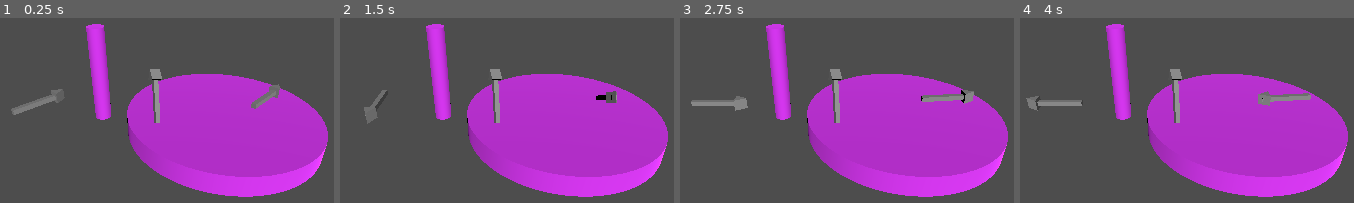
Above: before the commit, frames 1-4 (left to right).
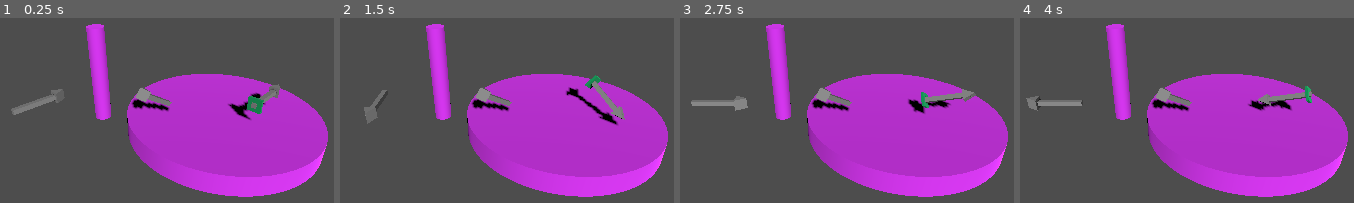
Above: after the commit, the same moments.

Repository: LettucePie/druid
Game: Godot game, scene res://testing/testvecs.tscn
Same seed, same stepped clock (60 frames per second), same inputs: the game is played once before the commit and once after it. This scene is started directly instead of the project's main scene.
Inputs:
- Up to frame 1 (0.25 s): no input
- Up to frame 2 (1.5 s): tap Enter at 0.5 s; hold Right (ui_right) 0.53-1.28 s; tap Space at 1.25 s; hold Down (ui_down) from 1.28 s (still down)
- Up to frame 3 (2.75 s): tap Enter at 2 s; release Down (ui_down) at 2.03 s; hold Right (ui_right) from 2.03 s (still down)
- Up to frame 4 (4 s): tap Space at 2.75 s; release Right (ui_right) at 2.78 s; hold Up (ui_up) 2.78-3.53 s; tap Enter at 3.5 s; hold Left (ui_left) from 3.53 s (still down)

The runs differ from the first frame. In frame 1, 2.0% of the frame differs, in the area x 15-83%, y 27-57%; in frame 2, 2.7%, in the area x 39-86%, y 27-58%; in frame 3, 2.2%; in frame 4, 2.1%.

Commit message:
testing futher on input vecs

Diff:
--- a/testing/testvecs.gd
+++ b/testing/testvecs.gd
@@ -28,7 +28,7 @@
 #	$Normal.rotation = normal
 #	normal = n_tran.basis * normal
 #	normal = $Normal.transform.basis.get_rotation_quaternion().get_axis()
-	normal = $Normal.transform.basis * Vector3.UP
+	normal = ($Normal.transform.basis * Vector3.UP).normalized()
 	print(normal)
 
 	var input_dir = Input.get_vector("ui_left", "ui_right", "ui_up", "ui_down")
@@ -41,4 +41,4 @@
 #	var result_dir = input_3d.reflect(normal)
 	var result_dir = input_3d.slide(normal)
 #	var result_dir = input_3d.cross(normal)
-	$Result.look_at(result_dir + $Result.position, Vector3.UP)
+	$Result.look_at(result_dir + $Result.position, normal)
--- a/testing/testvecs.tscn
+++ b/testing/testvecs.tscn
@@ -15,6 +15,13 @@
 
 [sub_resource type="BoxMesh" id="BoxMesh_13she"]
 size = Vector3(0.2, 2, 0.2)
+
+[sub_resource type="StandardMaterial3D" id="StandardMaterial3D_yfpaj"]
+albedo_color = Color(0, 0.647059, 0.368627, 1)
+
+[sub_resource type="BoxMesh" id="BoxMesh_yf53b"]
+material = SubResource("StandardMaterial3D_yfpaj")
+size = Vector3(0.6, 0.6, 0.1)
 
 [node name="testvecs" type="Node3D"]
 script = ExtResource("1_86oty")
@@ -41,7 +48,7 @@
 mesh = SubResource("PrismMesh_gee7p")
 
 [node name="Normal" type="Node3D" parent="."]
-transform = Transform3D(0.847867, -0.3706, -0.379179, 0.452379, 0.878641, 0.152786, 0.276539, -0.301074, 0.912623, 0, 0, 0)
+transform = Transform3D(0.990444, 0.0385419, -0.13242, -0.131897, 0.545242, -0.827838, 0.0402943, 0.837392, 0.545115, 0, 0, 0)
 
 [node name="shaft" type="MeshInstance3D" parent="Normal"]
 mesh = SubResource("BoxMesh_13she")
@@ -60,5 +67,10 @@
 transform = Transform3D(-0.446576, 3.90409e-08, 0, 1.70653e-15, 1.95205e-08, -0.446576, -3.90409e-08, -0.446576, -1.95205e-08, 2.38419e-07, 4.06822e-08, -0.930697)
 mesh = SubResource("PrismMesh_gee7p")
 
+[node name="base" type="MeshInstance3D" parent="Result"]
+transform = Transform3D(1, 0, 0, 0, 1, 0, 0, 0, 1, 0, 0, 0.884712)
+mesh = SubResource("BoxMesh_yf53b")
+
 [node name="DirectionalLight3D" type="DirectionalLight3D" parent="."]
-transform = Transform3D(0.728491, 4.34214e-08, 0.685056, -0.505553, 0.674831, 0.537606, -0.462297, -0.737973, 0.491608, 0, 0, 0)
+transform = Transform3D(0.728491, 6.51321e-08, 0.685056, -0.505553, 0.674831, 0.537606, -0.462297, -0.737973, 0.491608, 0, 0, 0)
+shadow_enabled = true
Not shown: 1 places in testing/testvecs.tscn that only renumber resources
